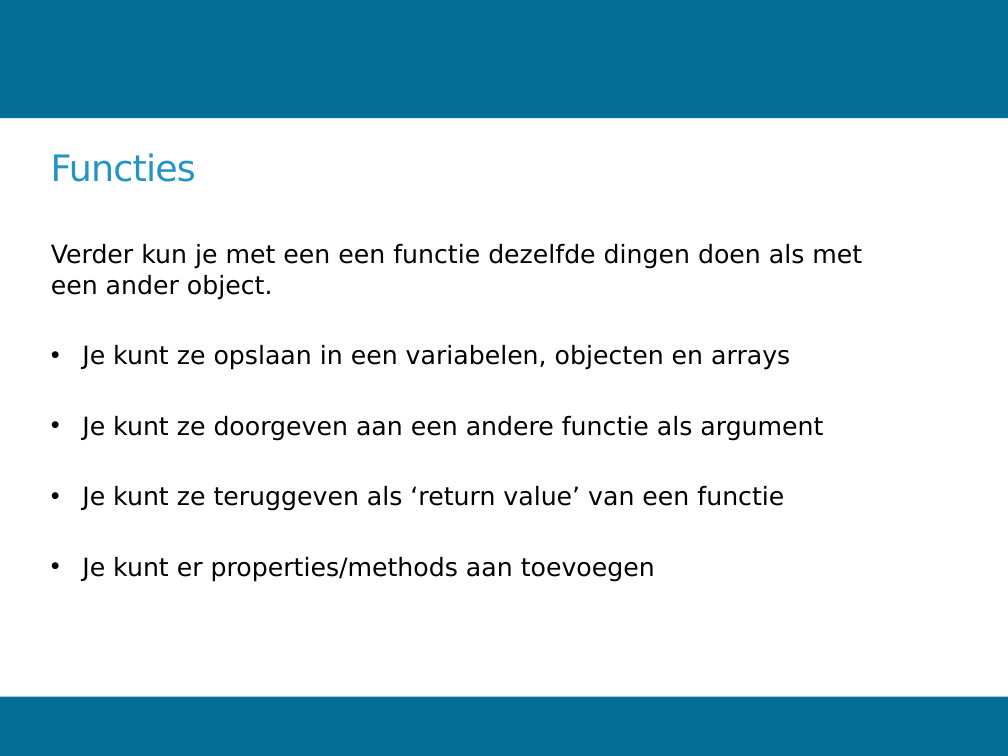
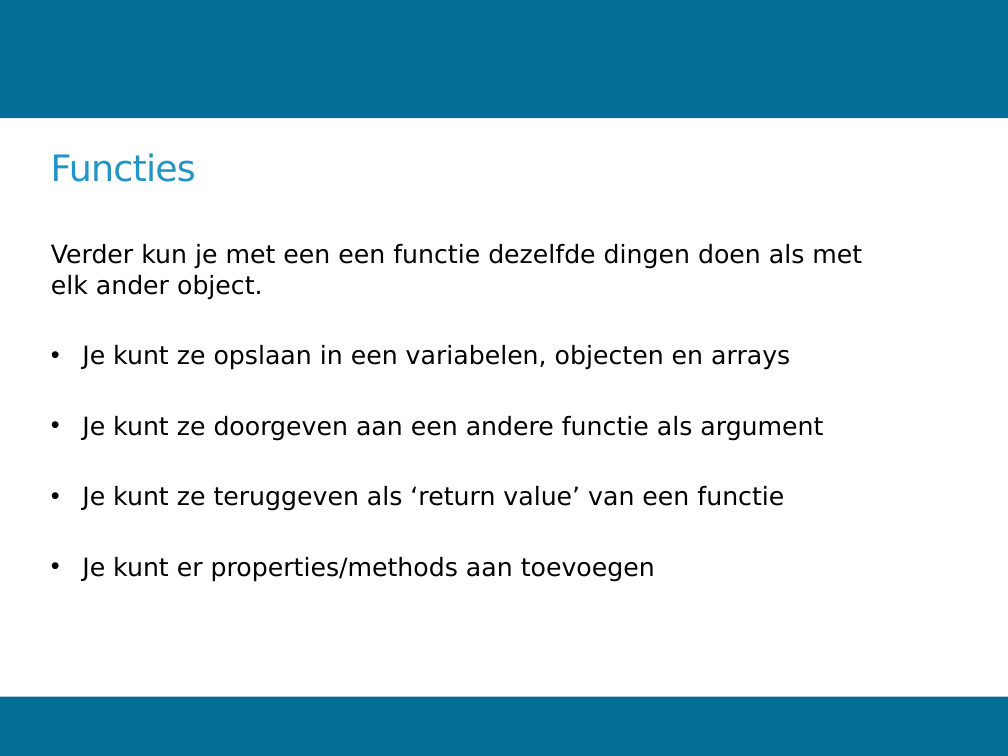
Before and after one commit to Woetjo/introAngular, a slide deck: slide 15 of introJavaScript.pptx (slide 12 before the commit). Drawn at 1008x756 pixels with LibreOffice and Linux fonts; fonts in the diff are those of the drawing; background and template pictures are left out. Boxes give left, top, right and bottom in pixels: in the first picture for what was removed or moved away, otherwise in the second. Text is boxed around its words. In the diff, an @@ line names an element or a change of style, - is before the commit and + after.

```diff
--- a/introJavaScript.pptx
+++ b/introJavaScript.pptx
@@ text at [51, 244, 862, 300]: text changed @@
-Verder kun je met een een functie dezelfde dingen doen als met een ander object.
+Verder kun je met een een functie dezelfde dingen doen als met elk ander object.
```
Also in this commit, not shown: 13 other slides changed, 4 slides added, 1 other file.
